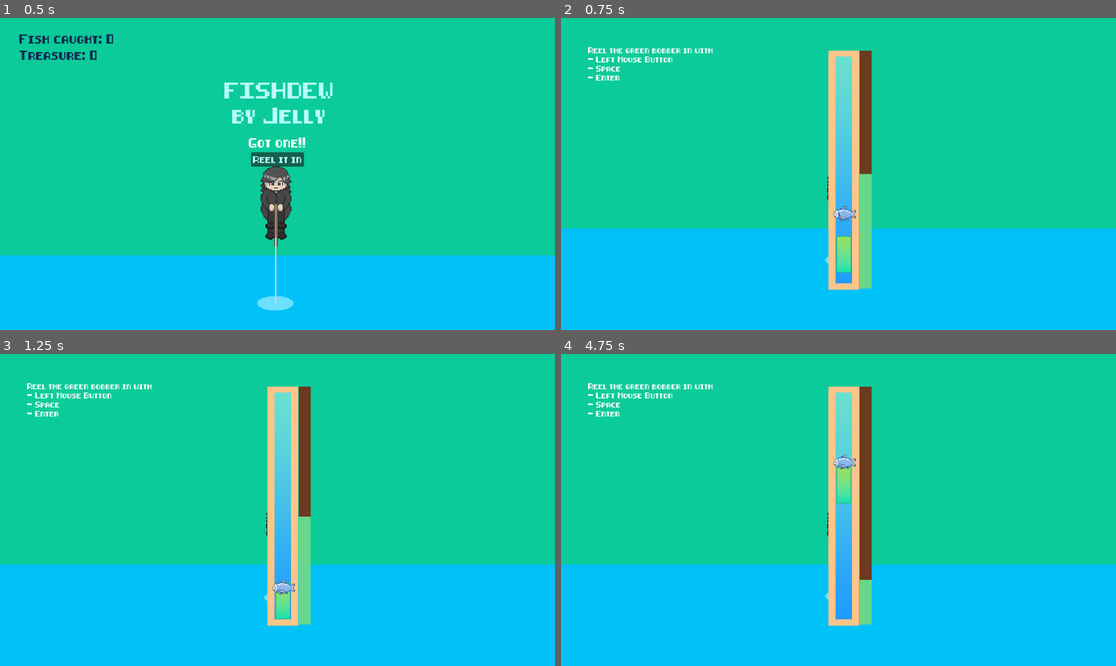
Above: before the commit, frames 1-4 (two rows, left to right).
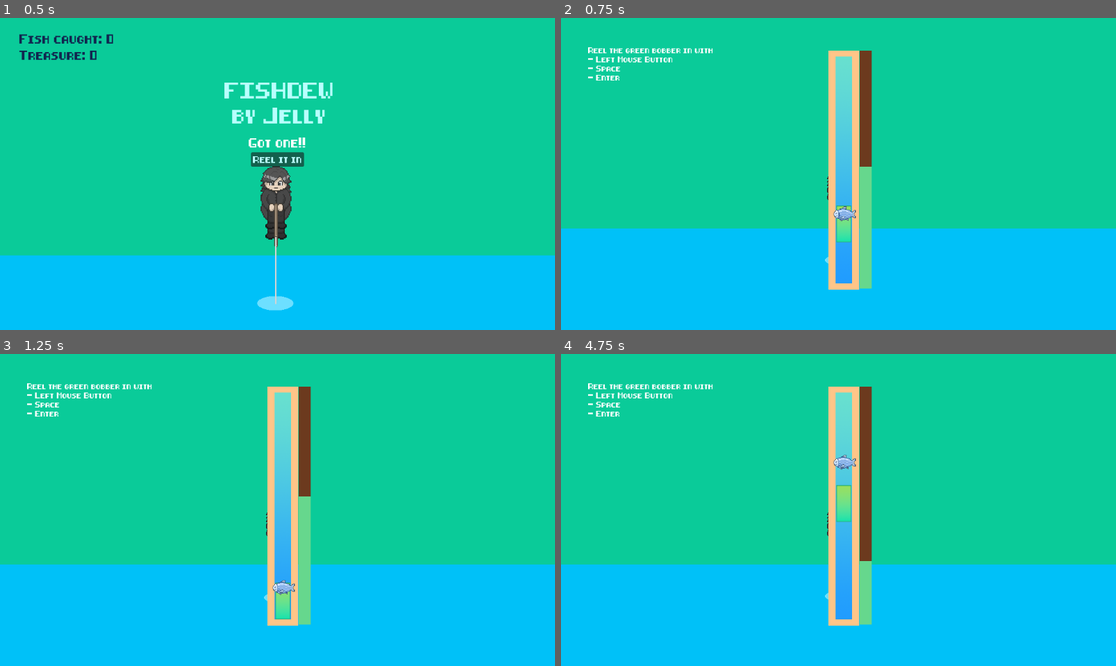
Above: after the commit, the same moments.

Repository: Anjellyrika/fishdew
Game: Godot game, scene res://src/main_scene.tscn
The game is run twice, just before and just after one commit, with the same random seed, the same clock (stepped at 60 frames per second) and the same inputs.
Inputs (mouse positions are in pixels of both pictures, inside the frame that each line leads up to):
- Up to frame 1 (0.5 s): no input
- Up to frame 2 (0.75 s): click "Reel it in" at 0.5 s
- Up to frame 3 (1.25 s): no input
- Up to frame 4 (4.75 s): tap Enter at 1.25, 1.35, 2.85, 4.35 s; move the mouse to (960, 494) at 1.27 s; hold Space (up) 1.28-2.78 s; click (960, 494) at 1.42 s; move the mouse to (727, 525) at 2.02 s; tap F at 2.1, 3.6 s; move the mouse to (894, 441) at 2.77 s; move the mouse to (810, 572) at 3.52 s; hold Space (up) from 3.53 s (still down); click (810, 572) at 3.67 s; move the mouse to (1005, 556) at 4.27 s

Frame 1 is identical in both runs. In frame 2, 0.6% of the frame differs, in the area x 49-57%, y 47-82%; in frame 3, 0.1%; in frame 4, 0.6%, in the area x 49-57%, y 36-73%.

Commit message:
feat: set random start position for bobber

Diff:
--- a/src/fishing_lvl/bobber.gd
+++ b/src/fishing_lvl/bobber.gd
@@ -3,6 +3,19 @@
 const VELOCITY: float = -30.0
 
 var gravity = ProjectSettings.get_setting("physics/2d/default_gravity")
+var top_bounds
+var bot_bounds
+
+@onready var root = get_owner()
+
+func _ready():
+	get_owner().ready.connect(set_start_position)
+
+
+func set_start_position():
+	top_bounds = root.top_bounds
+	bot_bounds = root.bot_bounds
+	position = Vector2(root.rod_x, randf_range(top_bounds, bot_bounds))
 
 func _physics_process(delta):
 	if not is_on_floor():
